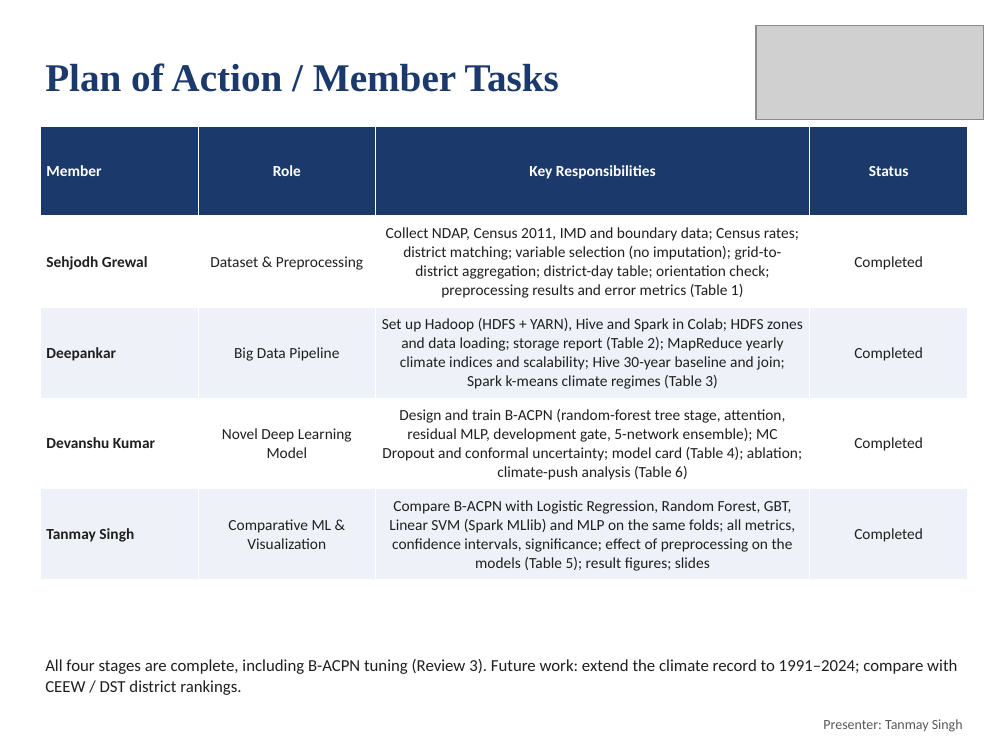
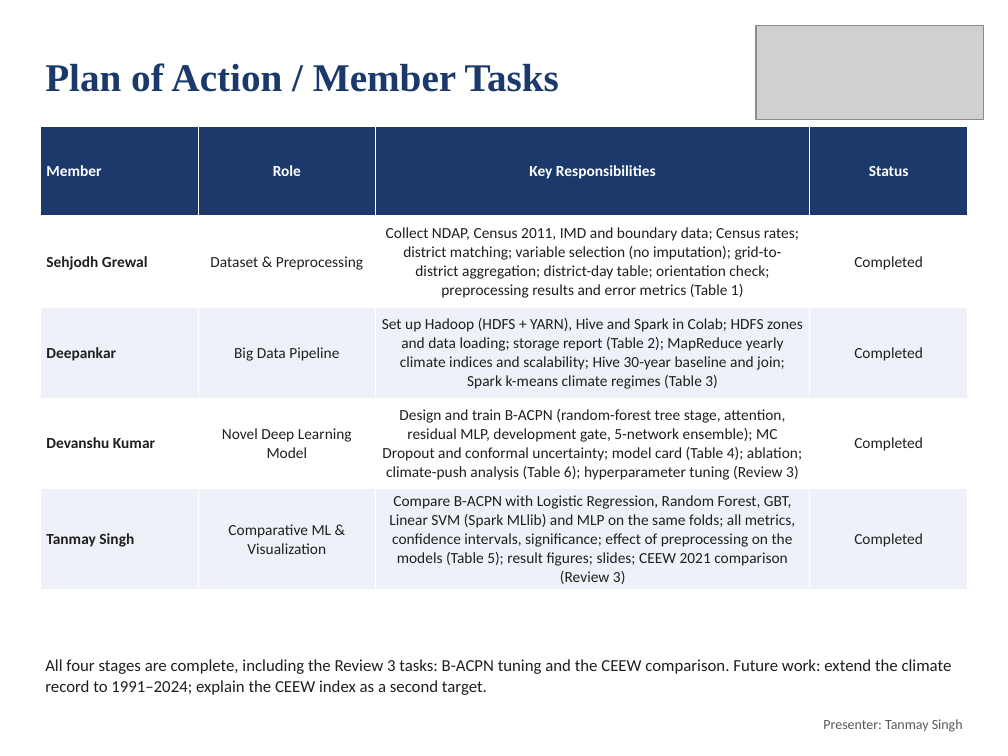
Before and after one commit to deepankarkumar1310/hadoop-ml-algorithm-, a slide deck: slide 36 of docs/Review2_Deck.pptx (slide 34 before the commit). Drawn at 1008x756 pixels with LibreOffice and Linux fonts; fonts in the diff are those of the drawing; grey boxes stand for pictures. Boxes give left, top, right and bottom in pixels: in the first picture for what was removed or moved away, otherwise in the second. Text is boxed around its words. In the diff, an @@ line names an element or a change of style, - is before the commit and + after.

Commit message:
Review 3: comparison with CEEW 2021 district ranking (slides, paper, report)

```diff
--- a/docs/Review2_Deck.pptx
+++ b/docs/Review2_Deck.pptx
@@ table at bbox=[40, 126, 969, 588] @@
-row 4, column 3: Design and train B-ACPN (random-forest tree stage, attention, residual MLP, development gate, 5-network ensemble); MC Dropout and conformal uncertainty; model card (Table 4); ablation; climate-push analysis (Table 6)
+row 4, column 3: Design and train B-ACPN (random-forest tree stage, attention, residual MLP, development gate, 5-network ensemble); MC Dropout and conformal uncertainty; model card (Table 4); ablation; climate-push analysis (Table 6); hyperparameter tuning (Review 3)
-row 5, column 3: Compare B-ACPN with Logistic Regression, Random Forest, GBT, Linear SVM (Spark MLlib) and MLP on the same folds; all metrics, confidence intervals, significance; effect of preprocessing on the models (Table 5); result figures; slides
+row 5, column 3: Compare B-ACPN with Logistic Regression, Random Forest, GBT, Linear SVM (Spark MLlib) and MLP on the same folds; all metrics, confidence intervals, significance; effect of preprocessing on the models (Table 5); result figures; slides; CEEW 2021 comparison (Review 3)
@@ text at bbox=[45, 659, 952, 695]: text changed @@
-All four stages are complete, including B-ACPN tuning (Review 3). Future work: extend the climate record to 1991–2024; compare with CEEW / DST district rankings.
+All four stages are complete, including the Review 3 tasks: B-ACPN tuning and the CEEW comparison. Future work: extend the climate record to 1991–2024; explain the CEEW index as a second target.
```
Also in this commit, not shown: 1 other slide changed, 2 slides added, 13 other files.
